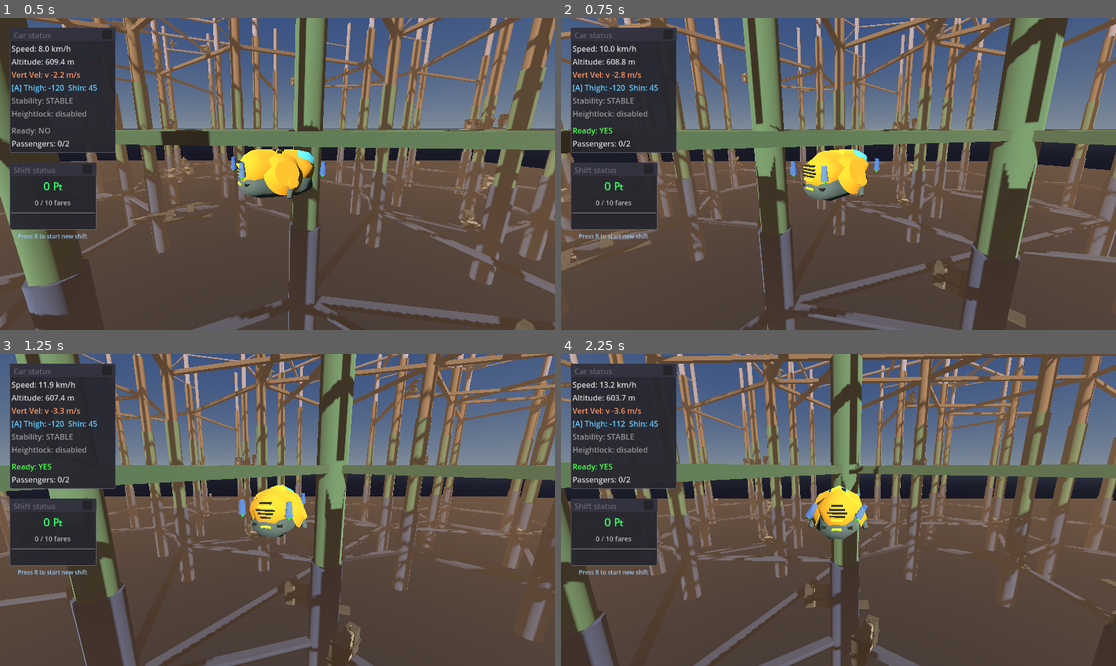
Above: before the commit, frames 1-4 (two rows, left to right).
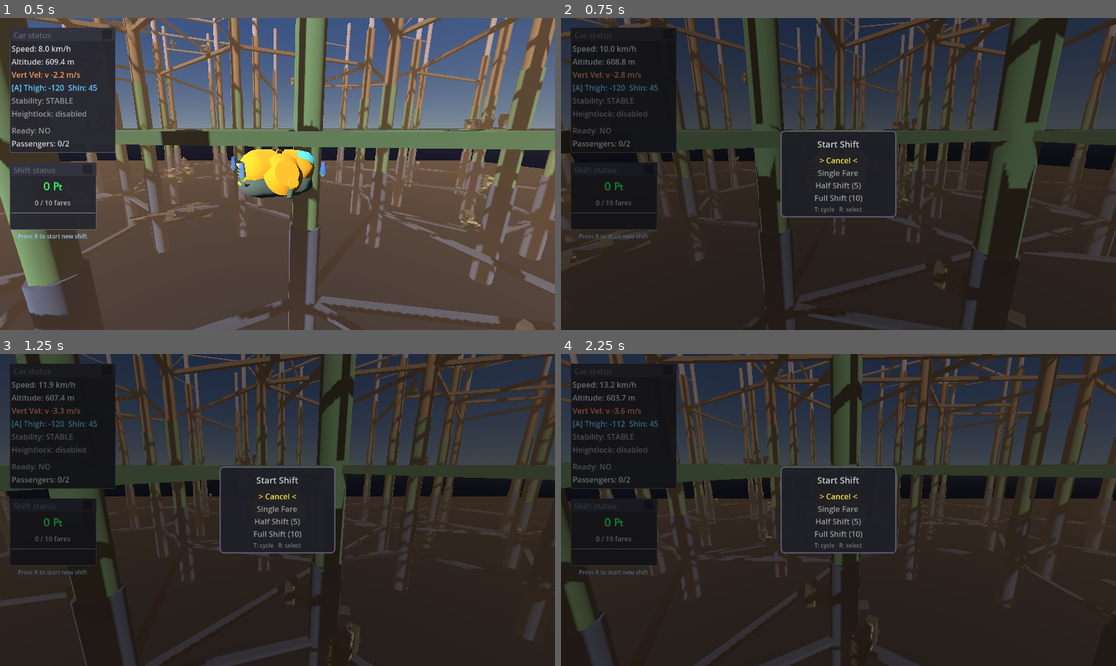
Above: after the commit, the same moments.

Repository: TaxiService/fcar
Game: Godot game, scene res://city/city_test.tscn
Same seed, same stepped clock (60 frames per second), same inputs: the game is played once before the commit and once after it.
Inputs (mouse positions are in pixels of both pictures, inside the frame that each line leads up to):
- Up to frame 1 (0.5 s): no input
- Up to frame 2 (0.75 s): tap R (confirm) at 0.5 s; drag from (622, 89) to (894, 105) at 0.52 s
- Up to frame 3 (1.25 s): no input
- Up to frame 4 (2.25 s): tap R (confirm) at 1.25, 2 s; drag from (616, 531) to (810, 572) at 1.27 s; move the mouse to (894, 441) at 2.02 s; hold D (strafe_right) from 2.03 s (still down); tap C (crouch) at 2.1 s; click (894, 441) at 2.17 s

Frame 1 is identical in both runs. In frame 2, 92% of the frame differs, in the area x 0-100%, y 0-100%; in frame 3, 92%; in frame 4, 92%.

Commit message:
Add shift type selection popup (R to open, T to cycle, R to confirm)
- New ShiftSelector.gd popup with 4 options: Cancel, Single Fare, Half Shift (5), Full Shift (10)
- Cancel selected by default (R+R does nothing)
- T cycles through options, R confirms selection
- FCar opens selector when starting new shift (no active shift)
- Mid-shift R just re-enables ready state directly
- ShiftManager.set_fares_per_shift() allows variable fare counts

Co-Authored-By: Claude Opus 4.5 <noreply@anthropic.com>

Diff:
--- a/FCar.gd
+++ b/FCar.gd
@@ -151,6 +151,7 @@
 var destination_marker: DestinationMarker = null  # HUD for passenger destination
 var hailing_markers: HailingMarkers = null  # Markers for nearby hailing groups
 var shift_manager: ShiftManager = null  # Scoring and shift tracking
+var shift_selector: ShiftSelector = null  # Popup for choosing shift type
 var is_ready_for_fares: bool = false  # Must be true for passengers to approach
 var confirmed_boarding_group: Array = []  # Members of the group confirmed to board (explicit consent mode)
 
@@ -224,12 +225,39 @@
 	# Create shift manager (scoring system)
 	_create_shift_manager()
 
+	# Create shift selector popup
+	_create_shift_selector()
+
 
 func _create_shift_manager():
 	shift_manager = ShiftManager.new()
 	shift_manager.name = "ShiftManager"
 	shift_manager.fcar = self
 	get_tree().root.add_child.call_deferred(shift_manager)
+
+
+func _create_shift_selector():
+	shift_selector = ShiftSelector.new()
+	shift_selector.name = "ShiftSelector"
+	shift_selector.shift_selected.connect(_on_shift_selected)
+	shift_selector.cancelled.connect(_on_shift_selector_cancelled)
+	get_tree().root.add_child.call_deferred(shift_selector)
+
+
+func _on_shift_selected(fare_count: int):
+	# Start shift with selected fare count
+	if shift_manager:
+		shift_manager.set_fares_per_shift(fare_count)
+	# Enable ready state
+	is_ready_for_fares = true
+	confirmed_boarding_group.clear()
+	print("Shift started: %d fares - Ready for fares: YES" % fare_count)
+	ready_state_changed.emit(true)
+
+
+func _on_shift_selector_cancelled():
+	# User cancelled, do nothing
+	print("Shift selection cancelled")
 
 
 func _create_destination_marker():
@@ -1176,19 +1204,29 @@
 
 func _handle_confirm():
 	# R key: context-sensitive confirm action
-	# - If not ready: start looking for fares
-	# - If ready with targeted fare: confirm boarding
+	# Priority: shift selector > boarding confirmation > start shift
+
+	# If shift selector is open, confirm the selection
+	if shift_selector and shift_selector.is_open:
+		shift_selector.confirm_selection()
+		return
 
 	if passengers.size() > 0:
 		# Have passengers - R does nothing (use T to eject)
 		return
 
 	if not is_ready_for_fares:
-		# Not ready → become ready (start looking for fares)
-		is_ready_for_fares = true
-		confirmed_boarding_group.clear()
-		print("Ready for fares: YES")
-		ready_state_changed.emit(true)
+		# Not ready and no active shift → open shift selector
+		# If shift is active (mid-shift), just enable ready state directly
+		if shift_manager and shift_manager.is_shift_active():
+			is_ready_for_fares = true
+			confirmed_boarding_group.clear()
+			print("Ready for fares: YES")
+			ready_state_changed.emit(true)
+		else:
+			# No active shift - open selector to choose shift type
+			if shift_selector:
+				shift_selector.show_selector()
 		return
 
 	# Already ready - check for targeted fare to confirm boarding
@@ -1235,9 +1273,12 @@
 
 func _handle_cancel():
 	# T key: context-sensitive cancel action
-	# - If carrying passengers: count toward eject (mash T)
-	# - Else if fare is targeted: cancel the target only
-	# - Else if ready: stop looking for fares
+	# Priority: shift selector > eject > cancel target > cancel ready state
+
+	# If shift selector is open, cycle to next option
+	if shift_selector and shift_selector.is_open:
+		shift_selector.cycle_selection()
+		return
 
 	if passengers.size() > 0:
 		# Have passengers - mash T to eject
--- a/ShiftManager.gd
+++ b/ShiftManager.gd
@@ -276,3 +276,14 @@
 
 func get_shift_progress() -> String:
 	return "%d/%d" % [fare_count, fares_per_shift]
+
+
+func set_fares_per_shift(count: int):
+	# Set the number of fares for the next/current shift
+	# Also resets shift state if not active
+	fares_per_shift = count
+	if not shift_active:
+		fare_count = 0
+		total_score = 0
+		active_fares.clear()
+		_counted_groups.clear()
--- /dev/null
+++ b/ui/ShiftSelector.gd
@@ -0,0 +1,159 @@
+class_name ShiftSelector
+extends CanvasLayer
+
+# Shift selection popup
+# R (confirm) = select current option
+# T (cancel) = cycle to next option
+
+enum ShiftType { CANCEL, SINGLE, HALF, FULL }
+
+const SHIFT_OPTIONS = [
+	{ "type": ShiftType.CANCEL, "label": "Cancel", "fares": 0 },
+	{ "type": ShiftType.SINGLE, "label": "Single Fare", "fares": 1 },
+	{ "type": ShiftType.HALF, "label": "Half Shift (5)", "fares": 5 },
+	{ "type": ShiftType.FULL, "label": "Full Shift (10)", "fares": 10 },
+]
+
+var current_selection: int = 0  # Default to Cancel
+var is_open: bool = false
+
+# UI elements
+var panel: Panel
+var title_label: Label
+var option_labels: Array[Label] = []
+
+# Colors
+const COLOR_NORMAL = Color(0.6, 0.6, 0.6)
+const COLOR_SELECTED = Color(1.0, 0.9, 0.3)
+const COLOR_TITLE = Color(0.8, 0.8, 0.8)
+
+# Signals
+signal shift_selected(fare_count: int)
+signal cancelled
+
+
+func _ready():
+	layer = 110  # Above other UI
+	_build_ui()
+	hide_selector()
+
+
+func _build_ui():
+	# Semi-transparent background
+	var bg = ColorRect.new()
+	bg.name = "Background"
+	bg.color = Color(0, 0, 0, 0.5)
+	bg.set_anchors_and_offsets_preset(Control.PRESET_FULL_RECT)
+	bg.mouse_filter = Control.MOUSE_FILTER_STOP  # Block clicks
+	add_child(bg)
+
+	# Center panel
+	panel = Panel.new()
+	panel.name = "Panel"
+	panel.custom_minimum_size = Vector2(240, 180)
+
+	var panel_style = StyleBoxFlat.new()
+	panel_style.bg_color = Color(0.12, 0.12, 0.15, 0.95)
+	panel_style.border_color = Color(0.4, 0.4, 0.5)
+	panel_style.set_border_width_all(2)
+	panel_style.set_corner_radius_all(8)
+	panel.add_theme_stylebox_override("panel", panel_style)
+	add_child(panel)
+
+	# Title
+	title_label = Label.new()
+	title_label.text = "Start Shift"
+	title_label.add_theme_font_size_override("font_size", 18)
+	title_label.add_theme_color_override("font_color", COLOR_TITLE)
+	title_label.horizontal_alignment = HORIZONTAL_ALIGNMENT_CENTER
+	panel.add_child(title_label)
+
+	# Option labels
+	for i in range(SHIFT_OPTIONS.size()):
+		var label = Label.new()
+		label.text = SHIFT_OPTIONS[i].label
+		label.add_theme_font_size_override("font_size", 16)
+		label.add_theme_color_override("font_color", COLOR_NORMAL)
+		label.horizontal_alignment = HORIZONTAL_ALIGNMENT_CENTER
+		option_labels.append(label)
+		panel.add_child(label)
+
+	# Instructions
+	var hint_label = Label.new()
+	hint_label.name = "Hint"
+	hint_label.text = "T: cycle   R: select"
+	hint_label.add_theme_font_size_override("font_size", 12)
+	hint_label.add_theme_color_override("font_color", Color(0.5, 0.5, 0.5))
+	hint_label.horizontal_alignment = HORIZONTAL_ALIGNMENT_CENTER
+	panel.add_child(hint_label)
+
+	# Position elements (will be updated in _update_layout)
+	call_deferred("_update_layout")
+
+
+func _update_layout():
+	if not is_instance_valid(panel):
+		return
+
+	var viewport_size = get_viewport().get_visible_rect().size
+
+	# Center the panel
+	panel.size = Vector2(240, 180)
+	panel.position = (viewport_size - panel.size) / 2
+
+	# Layout elements within panel
+	var y_offset = 15
+	title_label.position = Vector2(0, y_offset)
+	title_label.size = Vector2(panel.size.x, 25)
+	y_offset += 35
+
+	for i in range(option_labels.size()):
+		option_labels[i].position = Vector2(0, y_offset)
+		option_labels[i].size = Vector2(panel.size.x, 22)
+		y_offset += 26
+
+	# Hint at bottom
+	var hint = panel.get_node_or_null("Hint")
+	if hint:
+		hint.position = Vector2(0, panel.size.y - 25)
+		hint.size = Vector2(panel.size.x, 20)
+
+
+func show_selector():
+	current_selection = 0  # Reset to Cancel
+	is_open = true
+	visible = true
+	_update_selection_display()
+	_update_layout()
+
+
+func hide_selector():
+	is_open = false
+	visible = false
+
+
+func cycle_selection():
+	# Move to next option (wraps around)
+	current_selection = (current_selection + 1) % SHIFT_OPTIONS.size()
+	_update_selection_display()
+
+
+func confirm_selection():
+	var selected = SHIFT_OPTIONS[current_selection]
+
+	if selected.type == ShiftType.CANCEL:
+		cancelled.emit()
+	else:
+		shift_selected.emit(selected.fares)
+
+	hide_selector()
+
+
+func _update_selection_display():
+	for i in range(option_labels.size()):
+		if i == current_selection:
+			option_labels[i].add_theme_color_override("font_color", COLOR_SELECTED)
+			option_labels[i].text = "> " + SHIFT_OPTIONS[i].label + " <"
+		else:
+			option_labels[i].add_theme_color_override("font_color", COLOR_NORMAL)
+			option_labels[i].text = SHIFT_OPTIONS[i].label
